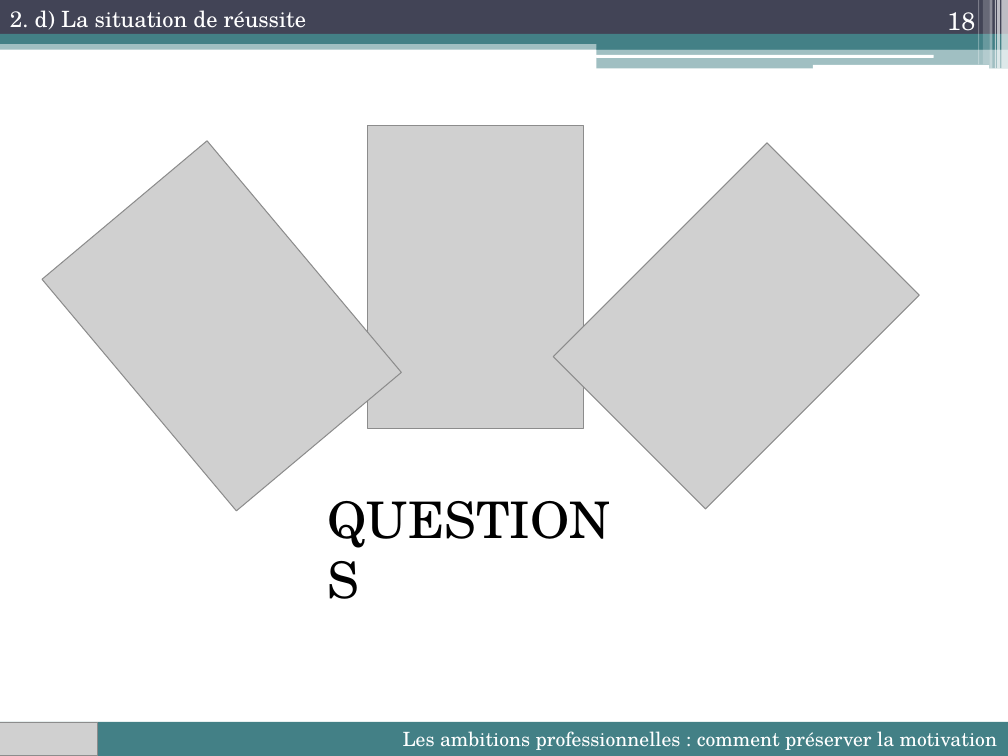
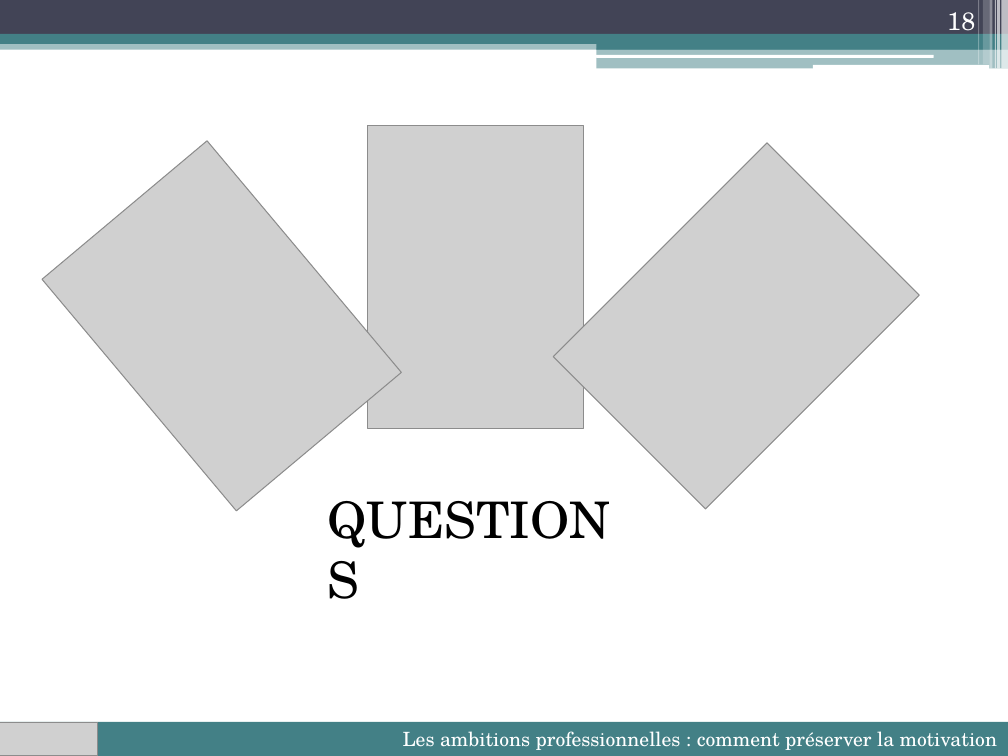
Before and after one commit to lioubouchkin/soutenance, a slide deck: slide 18 of Soutenance.pptx. Drawn at 1008x756 pixels with LibreOffice and Linux fonts; fonts in the diff are those of the drawing; grey boxes stand for pictures. Boxes give left, top, right and bottom in pixels: in the first picture for what was removed or moved away, otherwise in the second. Text is boxed around its words. In the diff, an @@ line names an element or a change of style, - is before the commit and + after.

```diff
--- a/Soutenance.pptx
+++ b/Soutenance.pptx
@@ text removed at (x1=10, y1=10, x2=306, y2=29) @@
-2. d) La situation de réussite
```
Also in this commit, not shown: 1 other slide changed, 2 other files.
